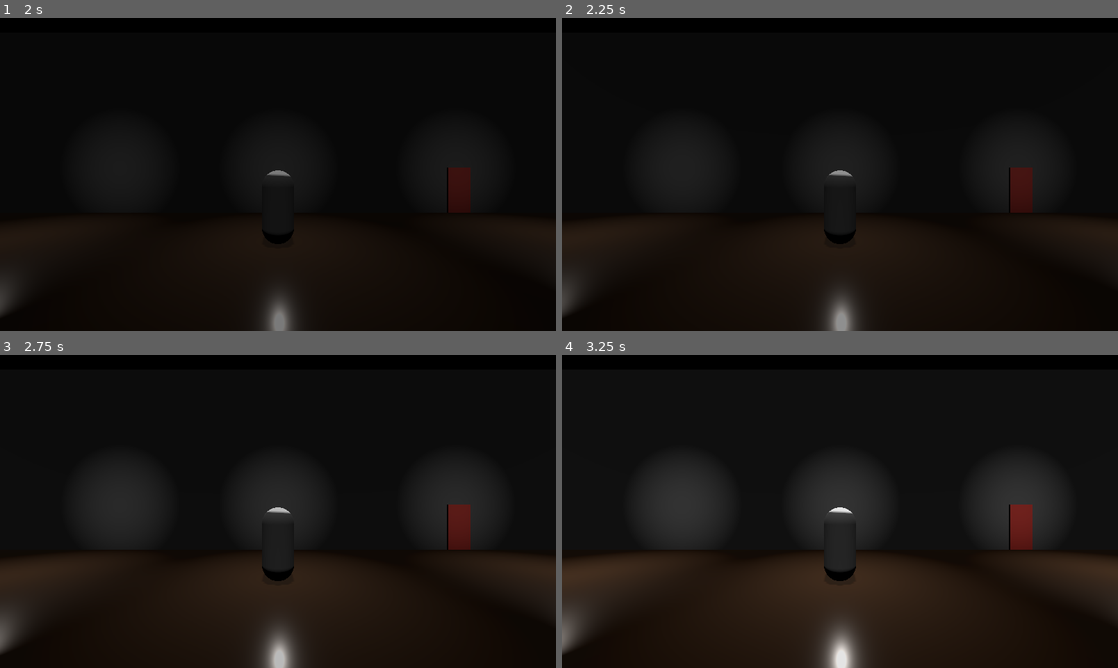
Above: before the commit, frames 1-4 (two rows, left to right).
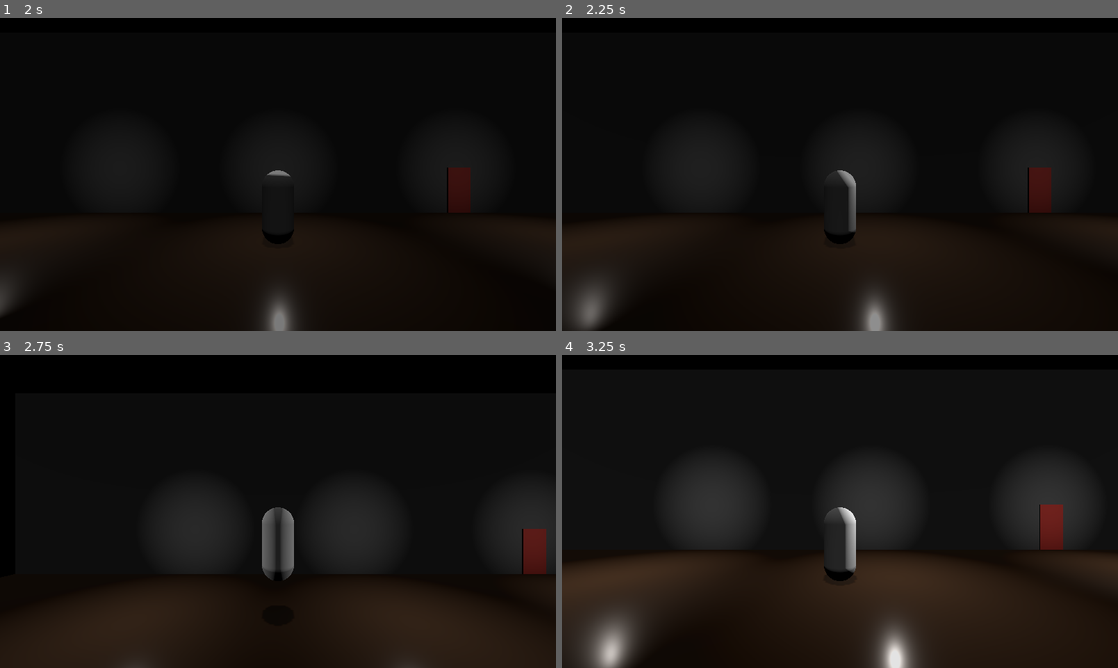
Above: after the commit, the same moments.

Repository: raptor0999/project-shutter
Game: Godot game, scene res://main.tscn
Same seed, same stepped clock (60 frames per second), same inputs: the game is played once before the commit and once after it.
Inputs:
- Up to frame 1 (2 s): click "New Game" at 0.5 s; hold D (move_right) from 1.28 s (still down); tap E (door) at 1.35 s; tap Space (jump) at 1.52 s
- Up to frame 2 (2.25 s): release D (move_right) at 2.03 s; hold A (move_left) from 2.03 s (still down); tap E (door) at 2.1 s
- Up to frame 3 (2.75 s): keep holding A (move_left); tap Space (jump) at 2.27 s
- Up to frame 4 (3.25 s): release A (move_left) at 2.78 s; hold D (move_right) from 2.78 s (still down); tap E (door) at 2.85 s

Frame 1 is identical in both runs. In frame 2, 3.6% of the frame differs, in the area x 0-88%, y 47-100%; in frame 3, 14%, in the area x 0-100%, y 40-100%; in frame 4, 6.3%.

Commit message:
Refines level transition slightly

Diff:
--- a/main.gd
+++ b/main.gd
@@ -24,9 +24,6 @@
 	level_node.add_child(level_instance)
 	print("Loaded level named: " + level_name)
 
-	Globals.start_music.emit()
-	print("Started music")
-
 	spawn_player(player_x)
 	print("Spawned player")
 
@@ -42,10 +39,17 @@
 	#var screen_size = get_viewport().get_visible_rect().size
 	#fade_rect.size = screen_size
 	var tween:Tween = create_tween()
-	tween.tween_property(fade_rect, "modulate:a", 0.0, 3.0).from(1.0)
+	tween.tween_property(fade_rect, "modulate:a", 0.5, 1.5).from(1.0)
 	tween.play()
 	await tween.finished
+	Globals.start_music.emit()
+	print("Started music")
 	player.process_mode = Node.PROCESS_MODE_INHERIT
+
+	tween = create_tween()
+	tween.tween_property(fade_rect, "modulate:a", 0.0, 1.5).from(0.5)
+	tween.play()
+	await tween.finished
 	print("Transition finished")
 
 func spawn_player(player_x: float):
--- a/ui/main_menu.gd
+++ b/ui/main_menu.gd
@@ -9,7 +9,7 @@
 
 	print(OS.get_name())
 
-	if OS.get_name() == "HTML5":
+	if OS.get_name() == "Web":
 		$HBoxContainer/Control4.hide()
 		$HBoxContainer/Quit.hide()
 
